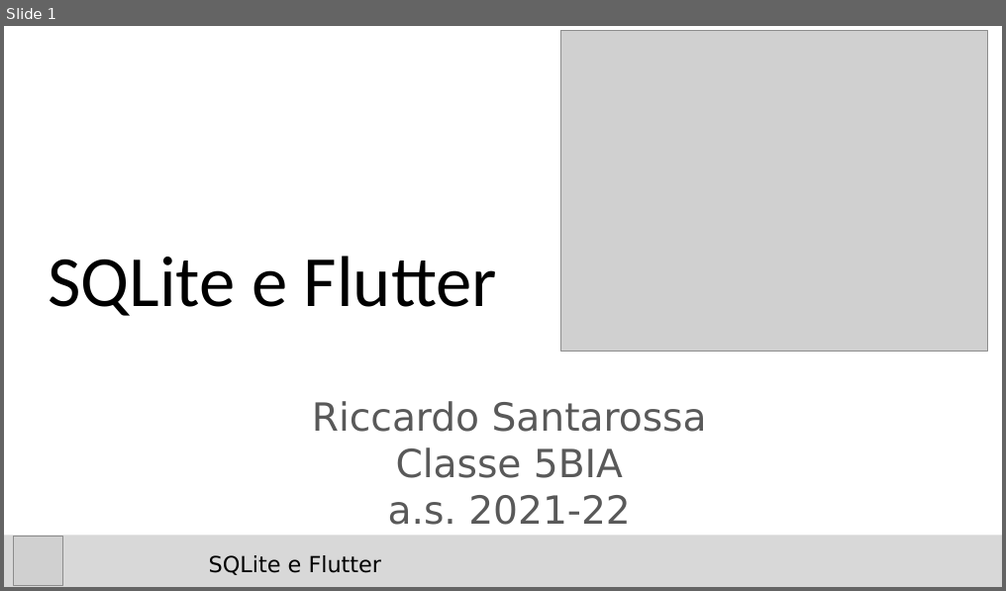
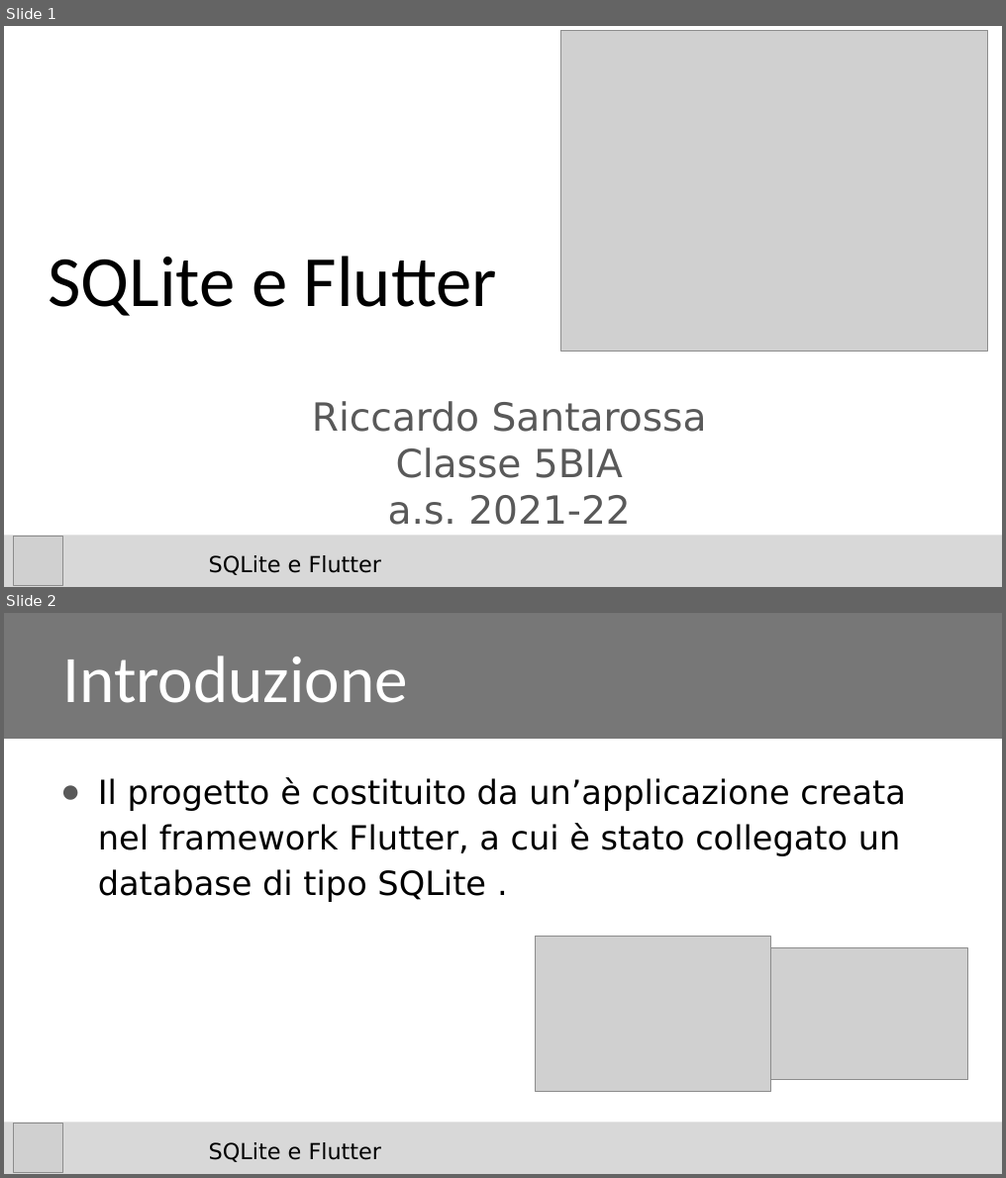
Before and after one commit to riccardosantarossa/SQLit_e_Flutter, a slide deck: Santarossa_Slides.pptx. Shown one above the other, each under a label of ours: slide 1 before the commit, slides 1 and 2 after it. The pictures are 1006x591 and 1006x1178 pixels, drawn with LibreOffice and Linux fonts; fonts in the diff are those of the drawing; grey boxes stand for pictures; background and template pictures are left out. Boxes give left, top, right and bottom in pixels: in the first picture for what was removed or moved away, otherwise in the second. Text is boxed around its words. In the diff, an @@ line names an element or a change of style, - is before the commit and + after.

```diff
--- a/Santarossa_Slides.pptx
+++ b/Santarossa_Slides.pptx
@@ slide 2 added at [4,613,1002,1174], background #FFFFFF; not listed: 1 template element that a slide beside it also shows @@
@@ title added at [4,613,1002,739], fill #777777, 48 pt, text #FFFFFF @@
+Introduzione
@@ text added at [98,777,906,902], 24 pt, text #000000 @@
+● Il progetto è costituito da un’applicazione creata nel framework Flutter, a cui è stato collegato un database di tipo SQLite .
@@ picture added at [535,937,770,1092] @@
@@ picture added at [770,949,968,1080] @@
@@ picture added at [14,1124,62,1172] @@
@@ text added at [209,1143,382,1162], 16 pt, text #000000 @@
+SQLite e Flutter
```
Also in this commit, not shown: 4 other slides added, 3 slides removed.
